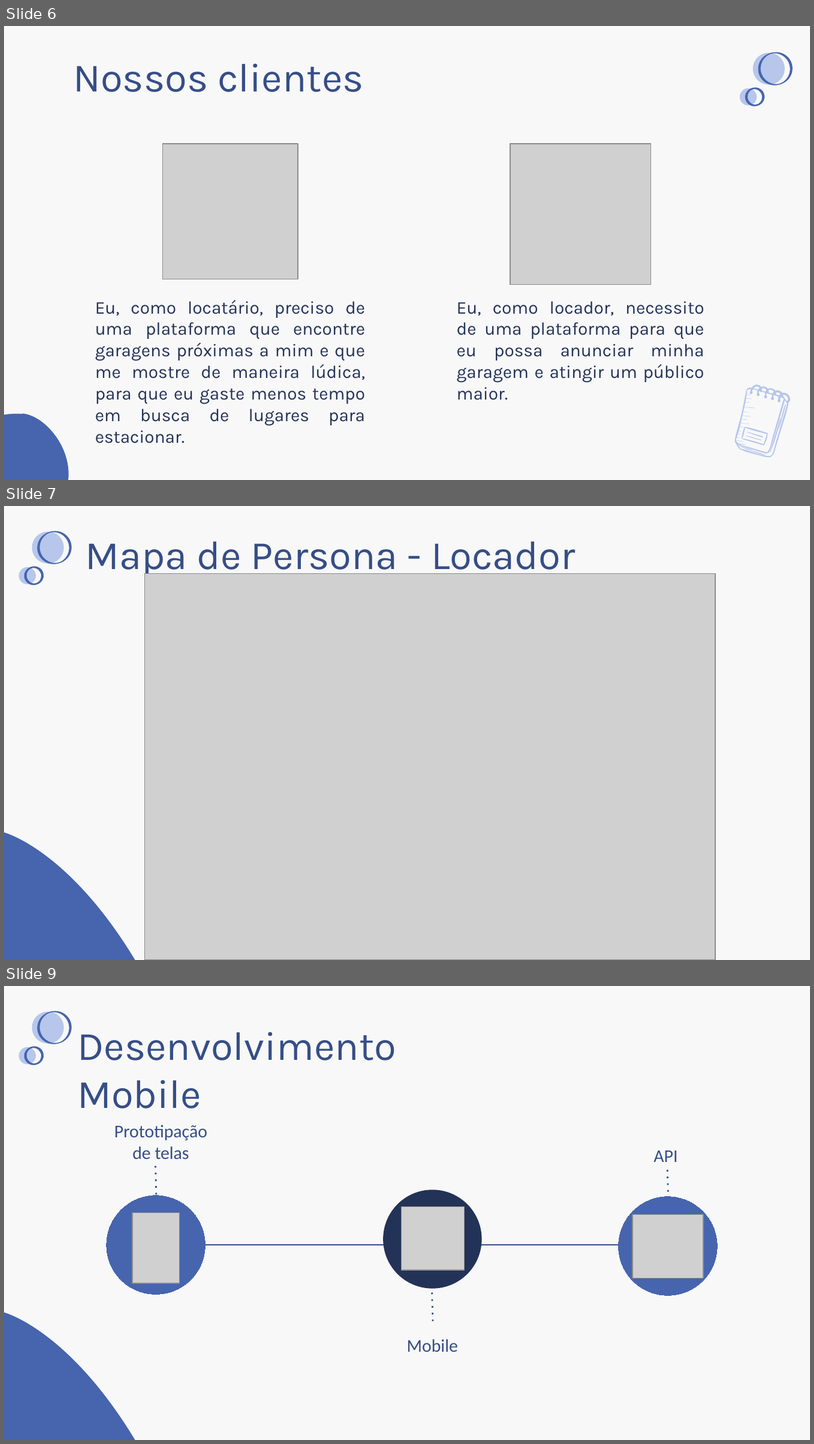
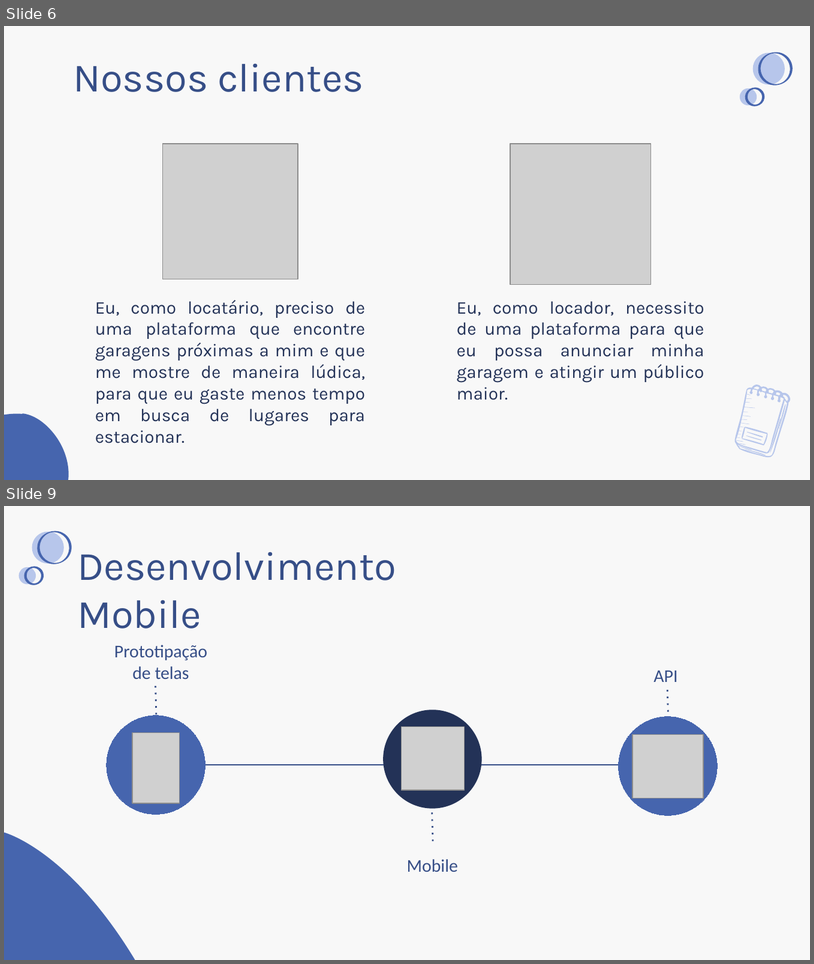
Before and after one commit to BandTec/uRent, a slide deck: documentacao/Apresentacoes/4°Semestre/ApresentacaoSprint1.pptx. Shown one above the other, each under a label of ours: slides 6, 7 and 9 before the commit, slides 6 and 9 after it; the slides between them are not shown. The pictures are 814x1444 and 814x964 pixels, drawn with LibreOffice and Linux fonts; fonts in the diff are those of the drawing; grey boxes stand for pictures. Boxes give left, top, right and bottom in pixels: in the first picture for what was removed or moved away, otherwise in the second. Text is boxed around its words. In the diff, an @@ line names an element or a change of style, - is before the commit and + after.

```diff
--- a/documentacao/Apresentacoes/4°Semestre/ApresentacaoSprint1.pptx
+++ b/documentacao/Apresentacoes/4°Semestre/ApresentacaoSprint1.pptx
@@ slide 7 removed at bbox=[4, 506, 810, 960], background #F8F8F8; not listed: 5 template elements that a slide beside it also shows @@
@@ title removed at bbox=[85, 541, 575, 579] @@
-Mapa de Persona - Locador
@@ picture removed at bbox=[145, 574, 716, 960] @@
```
Also in this commit, not shown: 1 slide changed, 4 slides added, 3 other slides removed.
